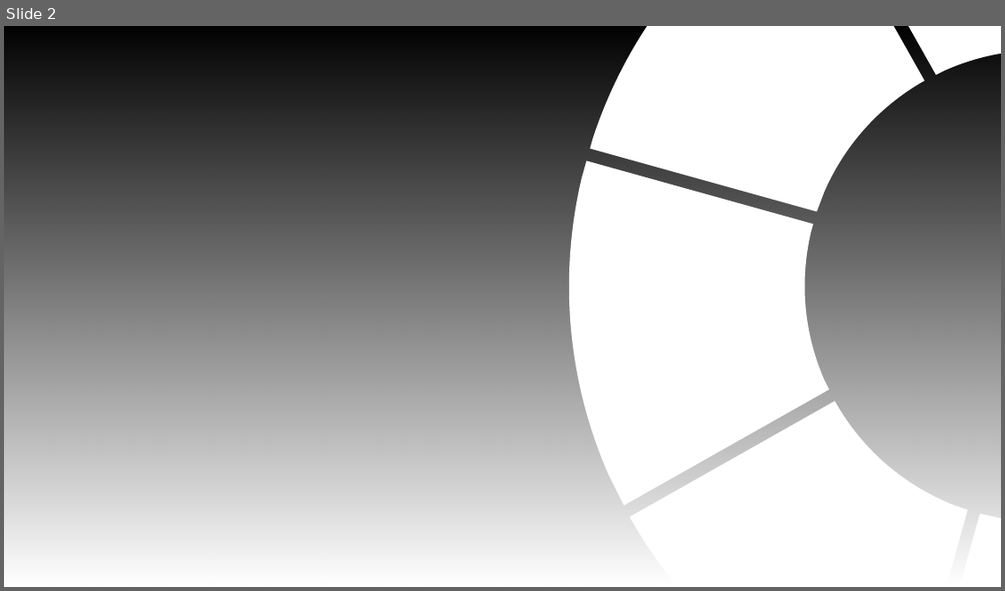
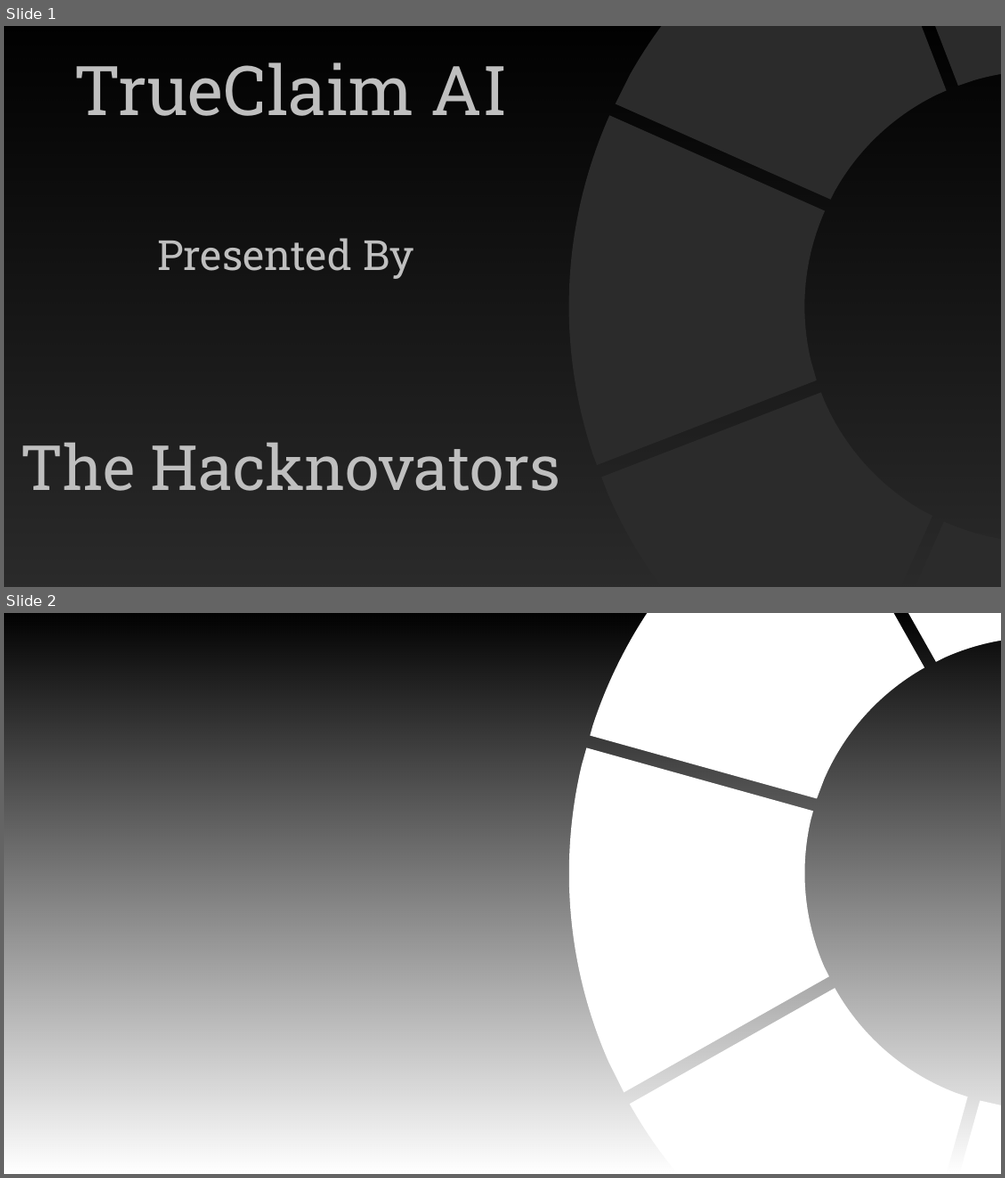
Before and after one commit to hacknovators-org/Presentation, a slide deck: Presentation1.pptx. Shown one above the other, each under a label of ours: slide 2 before the commit, slides 1 and 2 after it. The pictures are 1005x591 and 1005x1178 pixels, drawn with LibreOffice and Linux fonts; fonts in the diff are those of the drawing; background and template pictures are left out; a plain dark background stands for a picture behind light text. Boxes give left, top, right and bottom in pixels: in the first picture for what was removed or moved away, otherwise in the second. Text is boxed around its words. In the diff, an @@ line names an element or a change of style, - is before the commit and + after.

Commit message:
Started on Slide 1

```diff
--- a/Presentation1.pptx
+++ b/Presentation1.pptx
@@ slide 1 added at box(4, 26, 1001, 587), background picture (left out) @@
@@ rectangle added at box(4, 26, 1001, 587), fill gradient #000000 @@
@@ freeform shape added at box(419, 26, 1001, 587), fill #FFFFFF @@
@@ text added at box(21, 62, 561, 491), 60 pt, text #BFBFBF @@
+TrueClaim AI
+Presented By
+The Hacknovators
```
Also in this commit, not shown: 1 slide removed.
